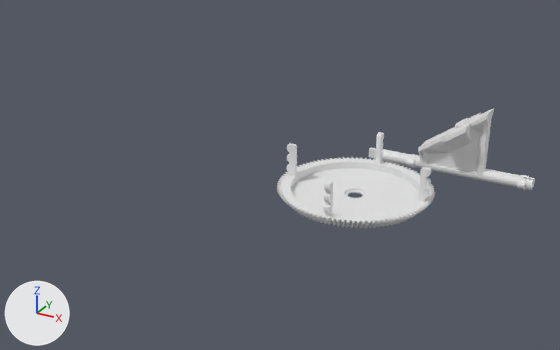
A saved change to the Blender file modelo/modelo v2.blend.
Before and after are seen from a 50 mm lens placed at (2.07, -4.94, 2.52), pointed at (-0.61, -0.06, 0.08). Lighting does not change. The marker at lower left points along +X, +Y and +Z. The older version comes first.

In view in the first picture: 'Eixo', 'Engrenagem grande'.
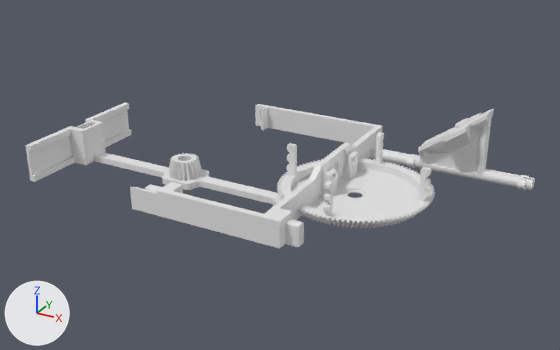
Diff of the bpy script that builds the scene:
```diff
--- a/modelo/modelo v2.blend.py
+++ b/modelo/modelo v2.blend.py
@@ ob_base_lado_engrenagem @@
 ob_base_lado_engrenagem.scale = (0.01, 0.01, 0.01)
-ob_base_lado_engrenagem.hide_set(True)
@@ ob_base_lado_motor @@
 ob_base_lado_motor.scale = (10.0, 10.0, 10.0)
-ob_base_lado_motor.hide_set(True)
```

Boxes (x1, y1, x2, y2) around the edits, measured in the pictures (560 x 350 px):
'Base lado motor', shown: after (130, 104, 383, 248)
'Base lado engrenagem', shown: after (25, 103, 282, 206)
